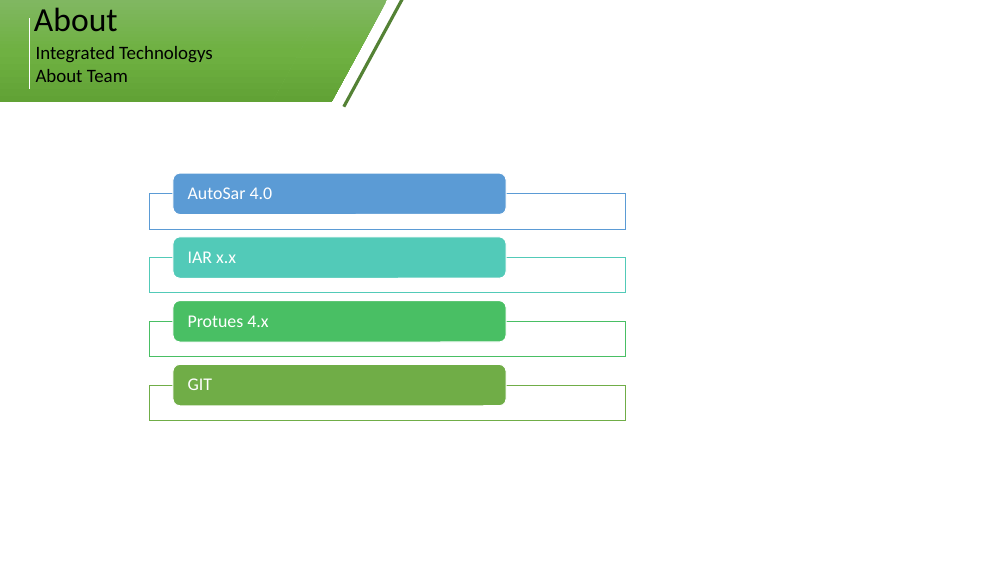
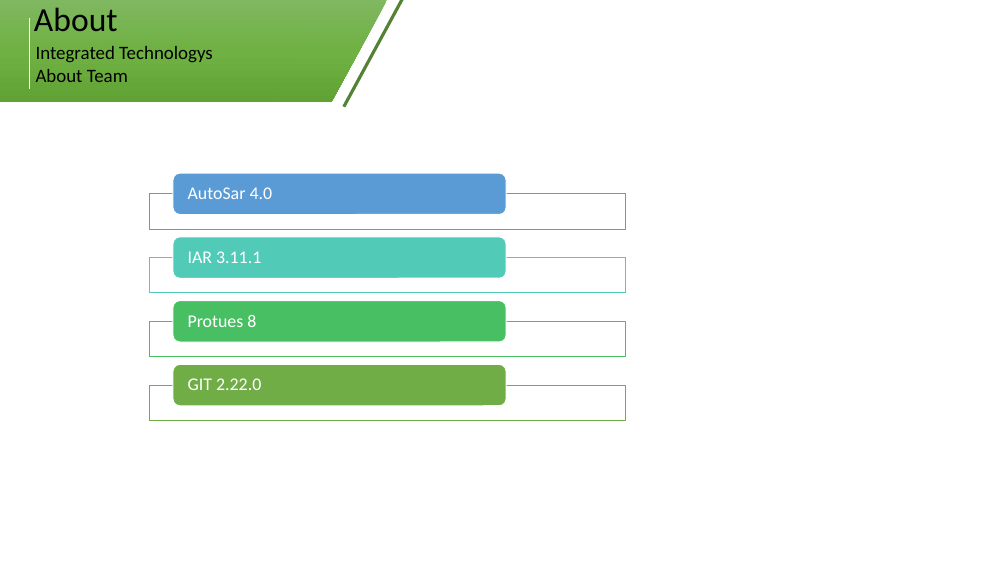
Before and after one commit to hoangphuc-fn/Finally-Assignment-AUTOSAR-, a slide deck: slide 5 of SPIDriver.pptx. Drawn at 1008x567 pixels with LibreOffice and Linux fonts; fonts in the diff are those of the drawing. Boxes give left, top, right and bottom in pixels: in the first picture for what was removed or moved away, otherwise in the second. Text is boxed around its words. In the diff, an @@ line names an element or a change of style, - is before the commit and + after.

```diff
--- a/SPIDriver.pptx
+++ b/SPIDriver.pptx
@@ text at (x1=188, y1=251, x2=261, y2=263): text changed @@
-IAR x.x
+IAR 3.11.1
@@ text at (x1=188, y1=315, x2=256, y2=327): text changed @@
-Protues 4.x
+Protues 8
@@ text at (x1=188, y1=378, x2=261, y2=390): text changed @@
-GIT
+GIT 2.22.0
```
Also in this commit, not shown: 5 other slides changed, 7 slides added, 7 slides removed.
